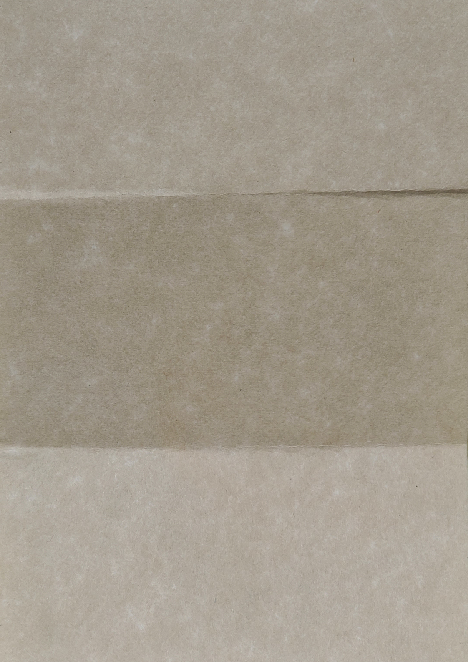
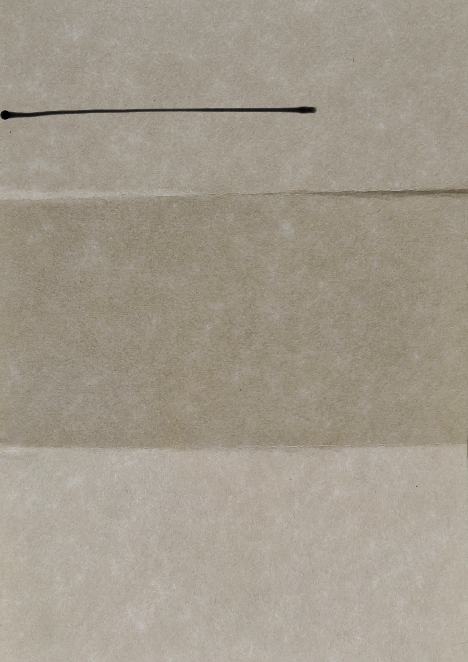
Two versions of the same layered image (468x662). Layer-by-layer changes:
added layer "Underline" above "20210102_142420.jpg" over 0, 106, 317, 120
